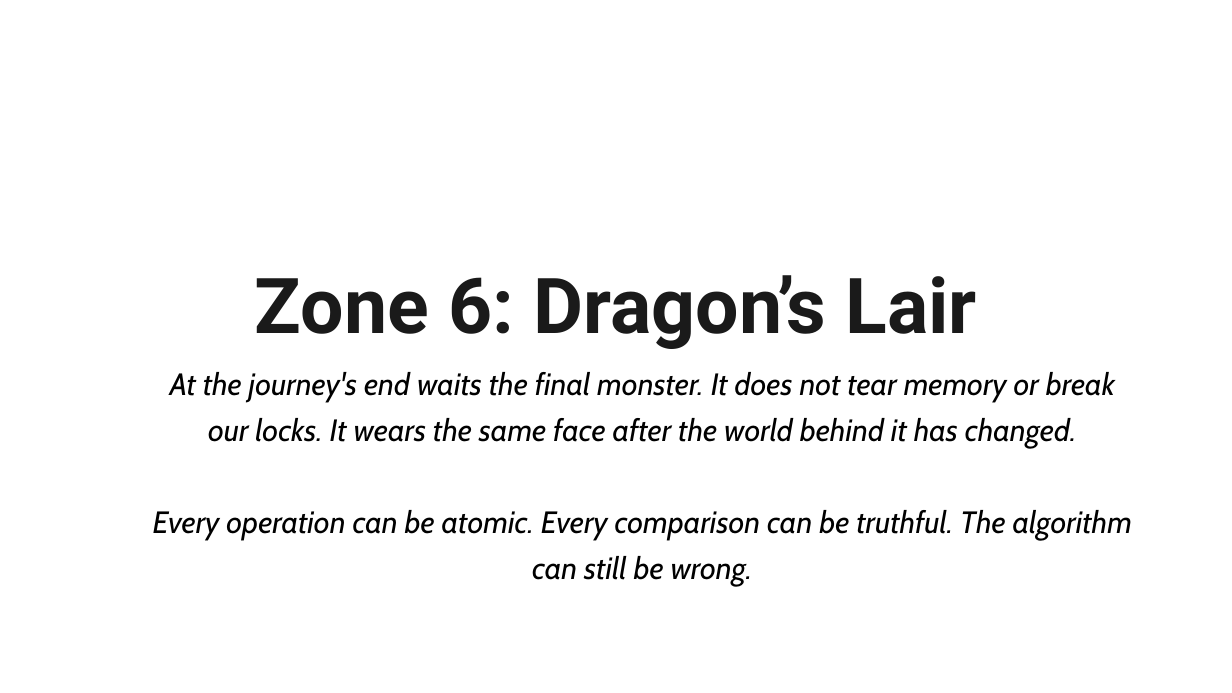
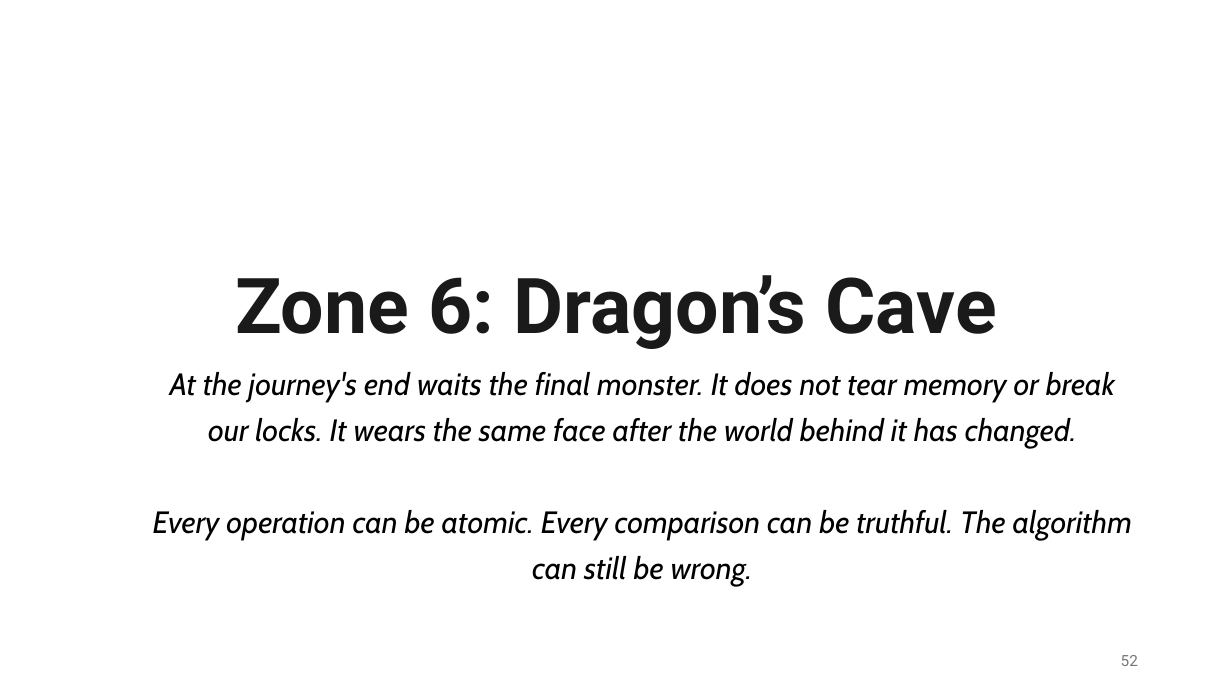
Before and after one commit to EmptySquareBubble/once_upon_a_thread, a slide deck: slide 52 of slides/Once Upon a Thread.pptx (slide 53 before the commit). Drawn at 1232x693 pixels with LibreOffice and Linux fonts; fonts in the diff are those of the drawing; background and template pictures are left out. Boxes give left, top, right and bottom in pixels: in the first picture for what was removed or moved away, otherwise in the second. Text is boxed around its words. In the diff, an @@ line names an element or a change of style, - is before the commit and + after.

```diff
--- a/slides/Once Upon a Thread.pptx
+++ b/slides/Once Upon a Thread.pptx
@@ title at (x1=235, y1=275, x2=997, y2=349): text changed @@
-Zone 6: Dragon’s Lair
+Zone 6: Dragon’s Cave
@@ page number added at (x1=1121, y1=655, x2=1138, y2=666), 12 pt, text #797979 @@
+52
```
Also in this commit, not shown: 61 other slides changed, 2 slides added, 3 slides removed.
